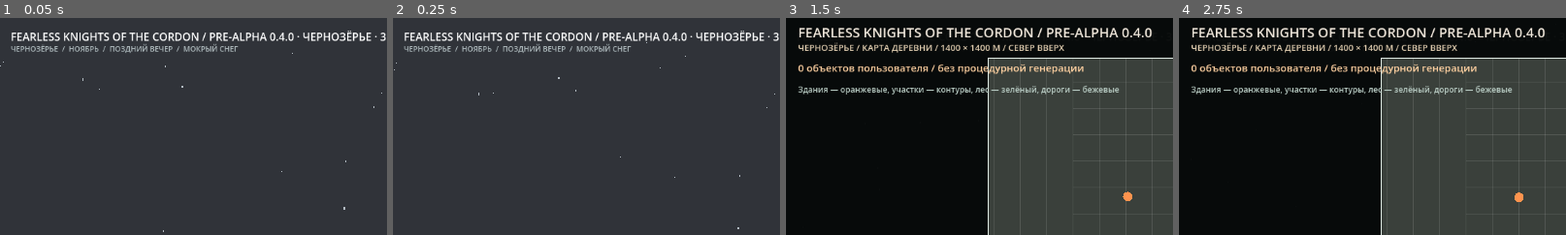
Above: before the commit, frames 1-4 (left to right).
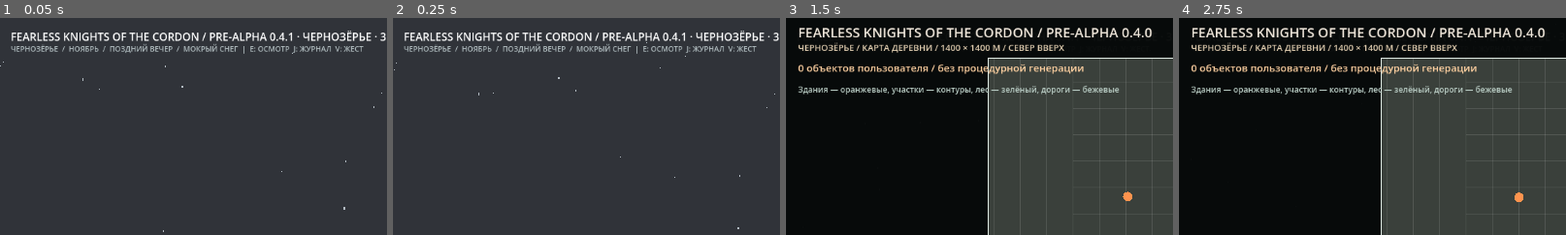
Above: after the commit, the same moments.

Repository: blacklambcult/chernozerye
Game: Godot game, scene res://main.tscn
Two runs of this game, one before a commit and one after it. Both use one fixed random seed, a clock stepped at 60 frames per second and the inputs below.
Inputs (mouse positions are % of the whole screen's width and height, from its top left):
- Up to frame 1 (0.05 s): no input
- Up to frame 2 (0.25 s): no input
- Up to frame 3 (1.5 s): tap Enter at 0.5 s; move the mouse to (72, 45) at 0.52 s; hold D 0.53-1.28 s; tap M at 0.6 s; click (72, 45) at 0.67 s; tap Space at 0.77, 1.25 s; move the mouse to (30, 55) at 1.27 s; hold S from 1.28 s (still down); tap V at 1.35 s
- Up to frame 4 (2.75 s): tap Space at 1.52 s; tap Enter at 2 s; move the mouse to (60, 28) at 2.02 s; release S at 2.03 s; hold D from 2.03 s (still down); hold Shift from 2.03 s (still down)
The pictures show only the part of the screen within x 0-50%, y 0-50%; the shares and areas given below are measured in that part.

The runs differ from the first frame. In frame 1, 0.5% of the frame differs, in the area x 62-94%, y 6-17%; in frame 2, 0.5%; in frame 3, less than 0.1%; in frame 4, less than 0.1%.

Commit message:
chore(v0.4.1): update godot/world.gd for physics and adult character idle

Diff:
--- a/godot/world.gd
+++ b/godot/world.gd
@@ -5,9 +5,9 @@
 const MAP_FILE := "res://world_data.json"
 const MANUAL_FILE := "res://manual_layout.json"
 const GAME_TITLE := "Fearless Knights of the Cordon"
-const GAME_STAGE := "Pre-Alpha 0.4.0"
+const GAME_STAGE := "Pre-Alpha 0.4.1"
 const SEASON := "NOVEMBER"
-const GAME_HUD_TITLE := "FEARLESS KNIGHTS OF THE CORDON / PRE-ALPHA 0.4.0 · ЧЕРНОЗЁРЬЕ · 314 ОБЪЕКТОВ"
+const GAME_HUD_TITLE := "FEARLESS KNIGHTS OF THE CORDON / PRE-ALPHA 0.4.1 · ЧЕРНОЗЁРЬЕ · 314 ОБЪЕКТОВ"
 var manual_mode := false
 var manual_button: Button
 var _status_label: Label
@@ -350,7 +350,7 @@
     layer.add_child(label)
     var weather_label := Label.new()
     weather_label.name = "NovemberWeatherLabel"
-    weather_label.text = "ЧЕРНОЗЁРЬЕ  /  НОЯБРЬ  /  ПОЗДНИЙ ВЕЧЕР  /  МОКРЫЙ СНЕГ"
+    weather_label.text = "ЧЕРНОЗЁРЬЕ  /  НОЯБРЬ  /  ПОЗДНИЙ ВЕЧЕР  /  МОКРЫЙ СНЕГ  |  E: ОСМОТР  J: ЖУРНАЛ  V: ЖЕСТ"
     weather_label.position = Vector2(16, 38)
     weather_label.add_theme_color_override("font_color", Color("#aeb9bc"))
     weather_label.add_theme_font_size_override("font_size", 11)
